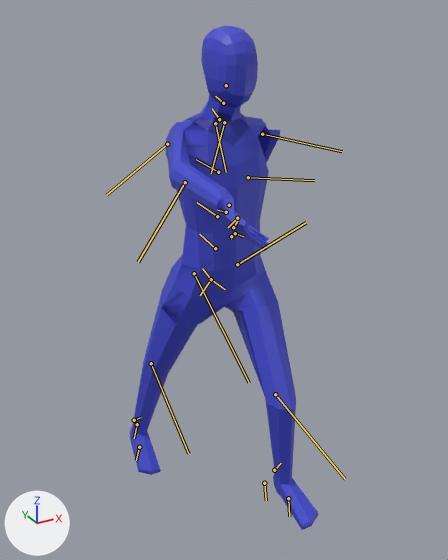
An edit to the FBX model DirectX/Resources/Fbx/player/player.fbx, drawn before and after from the same camera.
Both versions are drawn from a 50 mm camera at (-1.07, -2.04, 1.83) aimed at (0.0, -0.1, 0.86). Arrows for +X, +Y and +Z are at lower left; the lights stay in place. Both versions are drawn at frame 35 of the action 'Run.001'; the numbers are the values there. The bones that bend it are drawn over the model as lines.

Objects in the first picture: 'BaseHuman'.
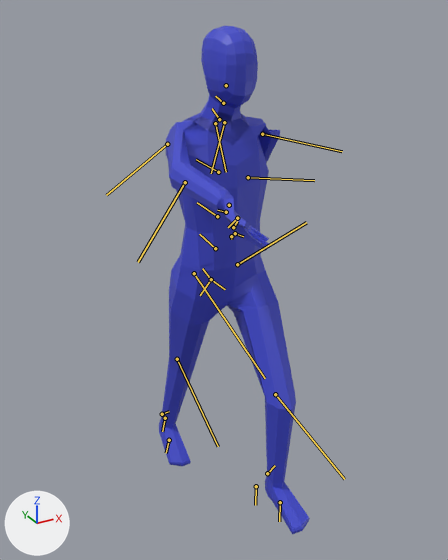
What the commit changed:
Bone 'shin.L' (bone_shin_l) turns from (33, 5, 5) to (33, 1, 3) degrees about its own x, y and z.
Bone 'thigh.R' (bone_thigh_r) turns from (27, -13, -2) to (27, 2, -2) degrees about its own x, y and z.
Bone 'shin.R' (bone_shin_r) turns from (-9, 8, -3) to (-8, -1, 4) degrees about its own x, y and z.

Location of each change, [x1, y1, x2, y2] in pixels of the pictures (448 x 560 px):
'BaseHuman', posed (20% narrower)
    before: [130, 26, 318, 530]
    after: [159, 26, 310, 534]
bone 'shin.L', root to tip
    before: (275, 394) to (345, 479)
    after: (275, 394) to (344, 479)
bone 'thigh.R', root to tip
    before: (194, 273) to (249, 382)
    after: (194, 273) to (265, 378)
bone 'shin.R', root to tip
    before: (151, 363) to (188, 453)
    after: (177, 359) to (218, 446)
